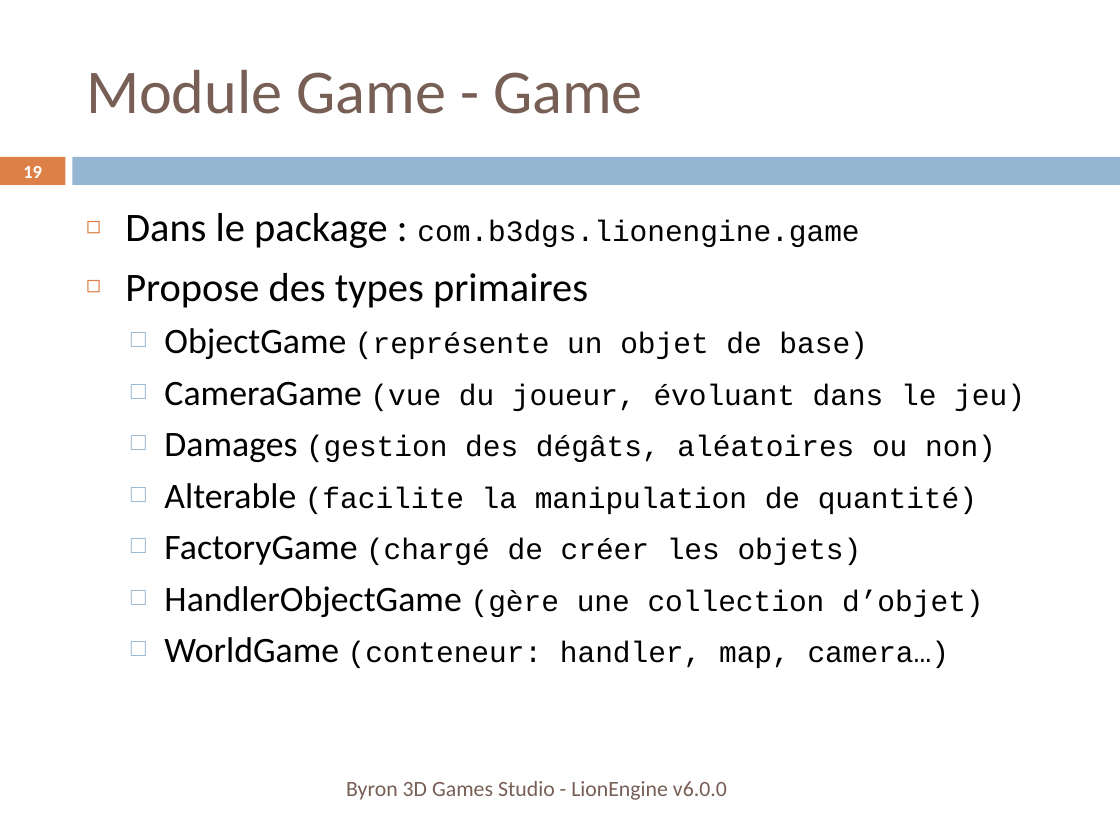
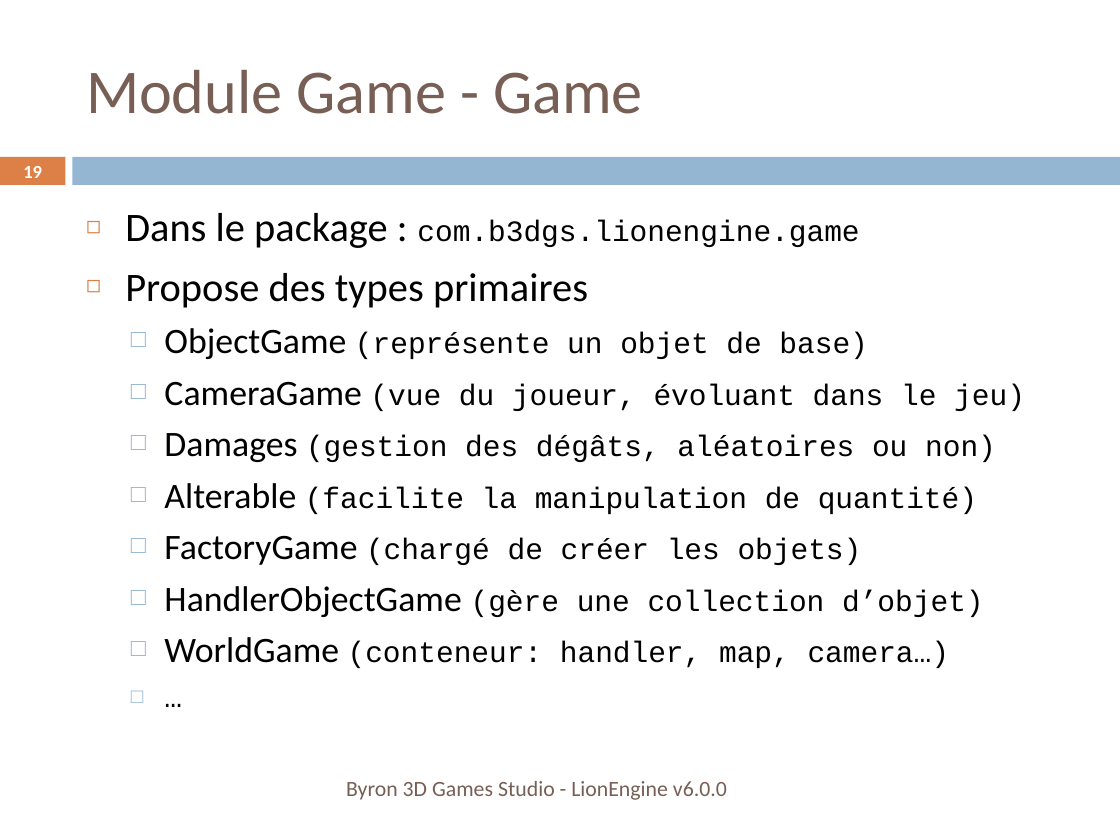
Before and after one commit to b3dgs/lionengine, a slide deck: slide 19 of doc/src/lionengine.pptx. Drawn at 1120x840 pixels with LibreOffice and Linux fonts; fonts in the diff are those of the drawing. Boxes give left, top, right and bottom in pixels: in the first picture for what was removed or moved away, otherwise in the second. Text is boxed around its words. In the diff, an @@ line names an element or a change of style, - is before the commit and + after.

```diff
--- a/doc/src/lionengine.pptx
+++ b/doc/src/lionengine.pptx
@@ text at box(125, 213, 1025, 668): paragraph added @@
+  □ …
```
Also in this commit, not shown: 14 other slides changed, 12 slides added, 48 other files.
